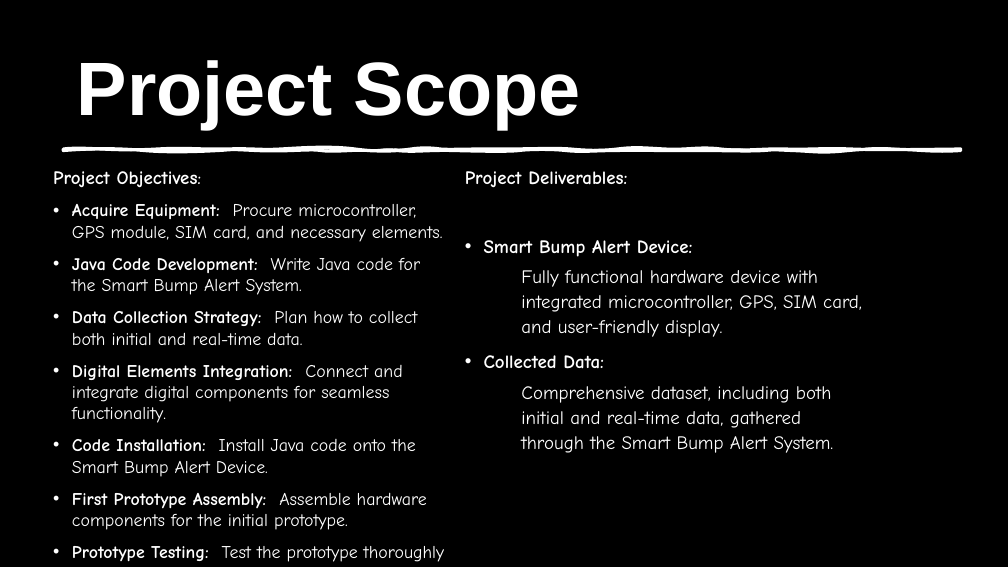
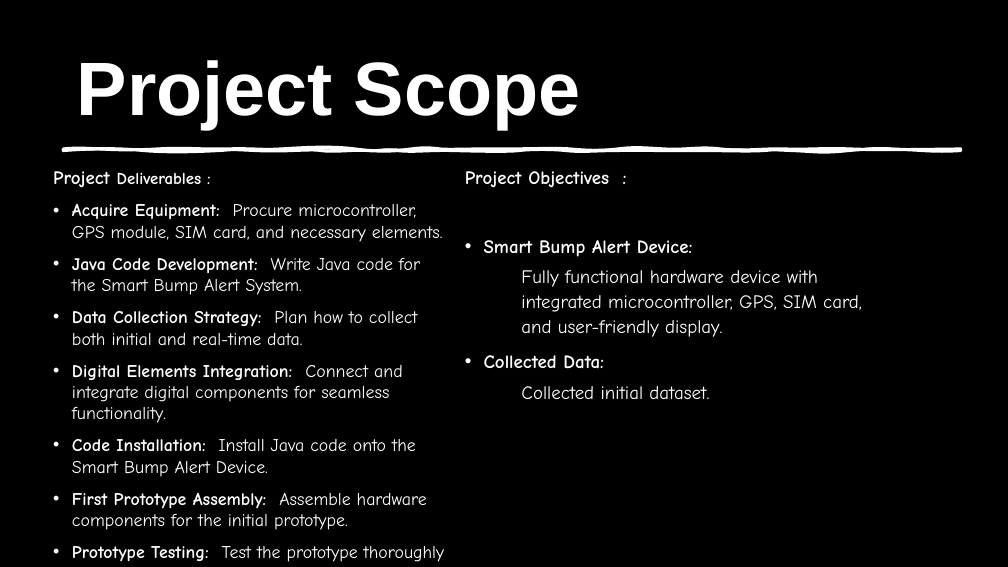
Before and after one commit to MrAbdalrahman/university, a slide deck: slide 3 of project_management/projectManegment.pptx. Drawn at 1008x567 pixels with LibreOffice and Linux fonts; fonts in the diff are those of the drawing; background and template pictures are left out. Boxes give left, top, right and bottom in pixels: in the first picture for what was removed or moved away, otherwise in the second. Text is boxed around its words. In the diff, an @@ line names an element or a change of style, - is before the commit and + after.

```diff
--- a/project_management/projectManegment.pptx
+++ b/project_management/projectManegment.pptx
@@ text at (x1=53, y1=171, x2=202, y2=188): text changed; size 18 to 16 pt @@
-Project Objectives:
+Project Deliverables :
@@ text at (x1=465, y1=171, x2=609, y2=188): text changed @@
-Project Deliverables:
+Project Objectives :
@@ text at (x1=521, y1=386, x2=709, y2=399): text changed @@
-  Comprehensive dataset, including both initial and real-time data, gathered through the Smart Bump Alert System.
+  Collected initial dataset.
```
Also in this commit, not shown: 3 other slides changed, 43 other files.
